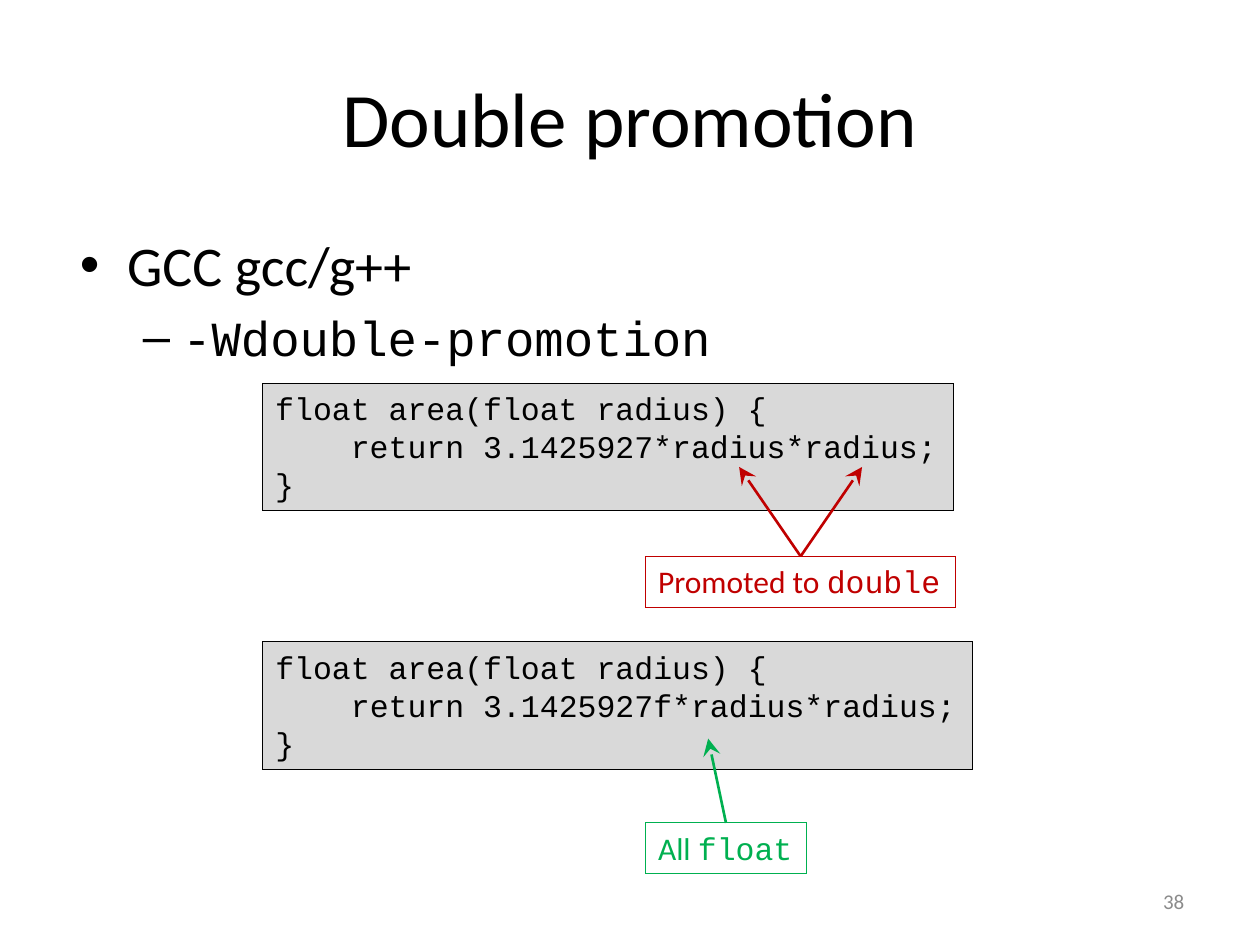
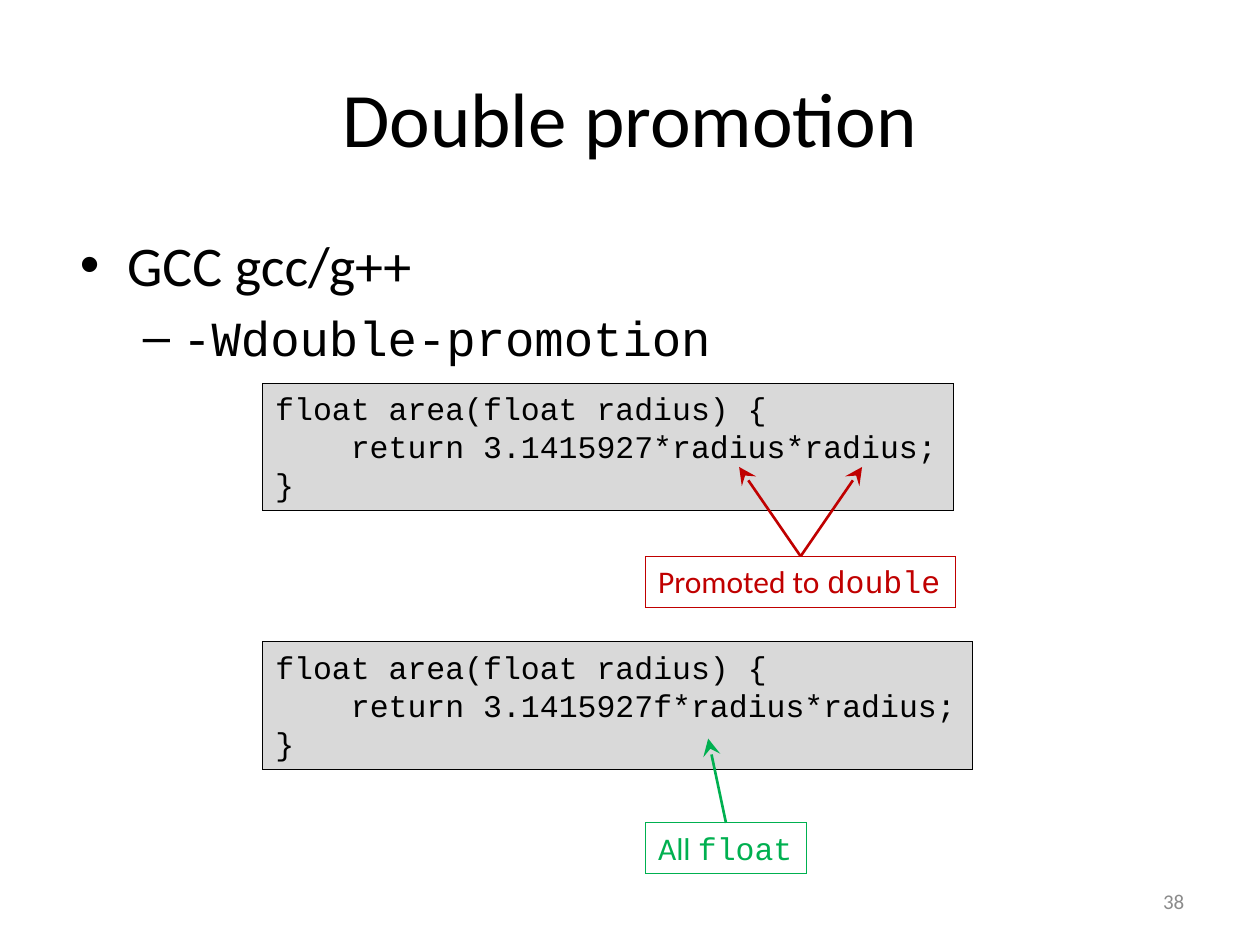
Before and after one commit to gjbex/Code-optimization, a slide deck: slide 38 of code_optimization.pptx. Drawn at 1260x945 pixels with LibreOffice and Linux fonts; fonts in the diff are those of the drawing. Boxes give left, top, right and bottom in pixels: in the first picture for what was removed or moved away, otherwise in the second. Text is boxed around its words. In the diff, an @@ line names an element or a change of style, - is before the commit and + after.

Commit message:
Fix value of pi

```diff
--- a/code_optimization.pptx
+++ b/code_optimization.pptx
@@ text in rectangle at [351,436,937,468]: text changed @@
-return 3.1425927*radius*radius;
+return 3.1415927*radius*radius;
@@ text in rectangle at [351,694,956,723]: text changed @@
-return 3.1425927f*radius*radius;
+return 3.1415927f*radius*radius;
```
